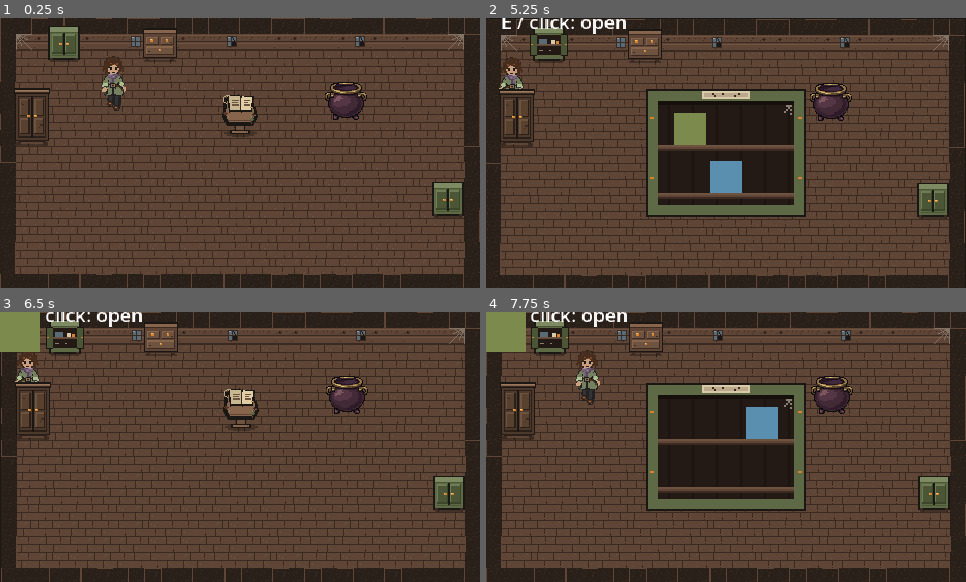
Above: before the commit, frames 1-4 (two rows, left to right).
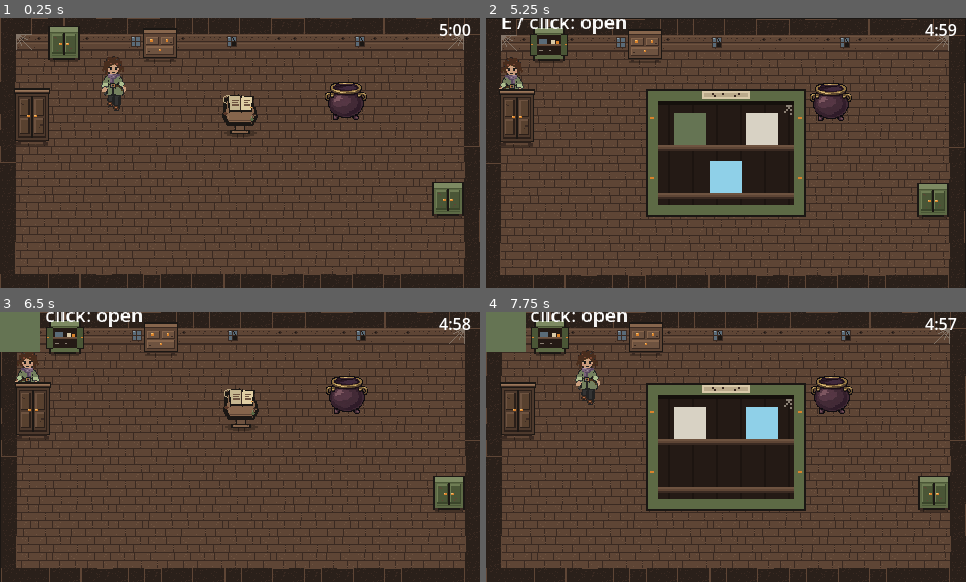
Above: after the commit, the same moments.

Repository: daize16/five-to-survive
Game: Godot game, scene res://main.tscn
Same seed, same stepped clock (60 frames per second), same inputs: the game is played once before the commit and once after it.
Inputs (mouse positions are in pixels of both pictures, inside the frame that each line leads up to):
- Up to frame 1 (0.25 s): no input
- Up to frame 2 (5.25 s): tap Enter at 0.5, 1.25, 1.35, 2.85, 4.35 s; move the mouse to (726, 115) at 0.52 s; hold Right (walk_right) 0.53-1.28 s; hold E (interact) 0.53-1.28 s; click (726, 115) at 0.67 s; move the mouse to (630, 166) at 1.27 s; hold Down (walk_down) 1.28-2.03 s; move the mouse to (774, 93) at 2.02 s; hold Right (walk_right) 2.03-2.78 s; hold E (interact) 2.03-2.78 s; move the mouse to (702, 207) at 2.77 s; hold Up (walk_up) 2.78-3.53 s; click (702, 207) at 2.92 s; move the mouse to (870, 193) at 3.52 s; hold E (interact) 3.53-4.28 s; hold Left (walk_left) 3.53-5.03 s; tap R (restart) at 4.15 s; move the mouse to (582, 112) at 4.27 s; move the mouse to (750, 153) at 5.02 s; hold Down (walk_down) from 5.03 s (still down); hold E (interact) from 5.03 s (still down); click (750, 153) at 5.17 s
- Up to frame 3 (6.5 s): release Down (walk_down) at 5.75 s; release E (interact) at 5.75 s; click (201, 422) at 5.77 s
- Up to frame 4 (7.75 s): move the mouse to (654, 379) at 6.52 s; hold Right (walk_right) 6.53-7.28 s; tap Enter at 6.6 s; move the mouse to (831, 433) at 7.27 s; hold Up (walk_up) from 7.28 s (still down); hold E (interact) from 7.28 s (still down)

The runs differ from the first frame. In frame 1, 0.2% of the frame differs, in the area x 91-99%, y 2-7%; in frame 2, 1.7%, in the area x 46-99%, y 2-65%; in frame 3, 0.2%; in frame 4, 1.7%.
Error before the commit: Invalid access to property or key 'Spider silk' on a base object of type 'Dictionary'. (res://scripts/ingredients_db.gd:34)

Commit message:
added timer, start and end conditions and buttons, better collision with cauldron and book

Diff:
--- a/new-game-project/hud.tscn
+++ b/new-game-project/hud.tscn
@@ -3,8 +3,28 @@
 [ext_resource type="Script" uid="uid://xfij57yjcc1f" path="res://scripts/hud.gd" id="1_37p78"]
 
 [node name="HUD" type="CanvasLayer" unique_id=699566821]
+process_mode = 3
 script = ExtResource("1_37p78")
 
 [node name="ItemSlot" type="TextureRect" parent="." unique_id=2035413943]
 offset_right = 40.0
 offset_bottom = 40.0
+
+[node name="CountdownLabel" type="Label" parent="." unique_id=2021773933]
+anchors_preset = -1
+anchor_left = 0.915
+anchor_right = 0.915
+offset_left = -0.2000122
+offset_right = 39.799988
+offset_bottom = 23.0
+text = "5:00"
+
+[node name="BrewLabel" type="Label" parent="."]
+anchors_preset = 2
+anchor_top = 1.0
+anchor_bottom = 1.0
+offset_left = 12.0
+offset_top = -28.0
+offset_right = 350.0
+offset_bottom = -6.0
+grow_vertical = 0
--- a/new-game-project/main.tscn
+++ b/new-game-project/main.tscn
@@ -55,7 +55,13 @@
 [sub_resource type="TileSet" id="TileSet_mnypq"]
 sources/0 = SubResource("TileSetAtlasSource_2cqfq")
 
+[sub_resource type="CircleShape2D" id="CircleShape2D_cauldron"]
+radius = 28.0
+
 [sub_resource type="PhysicsMaterial" id="PhysicsMaterial_5vw27"]
+
+[sub_resource type="RectangleShape2D" id="RectangleShape2D_furniture_blocker"]
+size = Vector2(24, 12)
 
 [node name="Main" type="Node2D" unique_id=1600516240]
 script = ExtResource("1_272bh")
@@ -78,6 +84,20 @@
 [node name="Player" parent="Actors" unique_id=421666099 instance=ExtResource("6_dg77c")]
 position = Vector2(114, 67)
 
+[node name="Cauldron" type="Sprite2D" parent="Actors" unique_id=2146536871]
+texture_filter = 1
+position = Vector2(350, 100)
+scale = Vector2(0.6, 0.6)
+texture = ExtResource("11_cauldron")
+centered = false
+offset = Vector2(-57, -78)
+
+[node name="CauldronArea" type="Area2D" parent="Actors" unique_id=190412364]
+position = Vector2(346, 83)
+
+[node name="CollisionShape2D" type="CollisionShape2D" parent="Actors/CauldronArea" unique_id=486856652]
+shape = SubResource("CircleShape2D_cauldron")
+
 [node name="Cupboard" parent="Actors" unique_id=667304056 instance=ExtResource("7_ycdy4")]
 position = Vector2(64, 44)
 physics_material_override = SubResource("PhysicsMaterial_5vw27")
@@ -99,13 +119,17 @@
 [node name="BookLectern" parent="Actors" unique_id=623972100 instance=ExtResource("10_lectern")]
 position = Vector2(240, 120)
 
-[node name="Cauldron" type="Sprite2D" parent="Actors" unique_id=2146536871]
-texture_filter = 1
-position = Vector2(350, 100)
-scale = Vector2(0.6, 0.6)
-texture = ExtResource("11_cauldron")
-centered = false
-offset = Vector2(-57, -78)
+[node name="CauldronBlocker" type="StaticBody2D" parent="Actors" unique_id=672080786]
+position = Vector2(346, 86)
+
+[node name="CollisionShape2D" type="CollisionShape2D" parent="Actors/CauldronBlocker" unique_id=139750553]
+shape = SubResource("RectangleShape2D_furniture_blocker")
+
+[node name="LecternBlocker" type="StaticBody2D" parent="Actors" unique_id=1585765084]
+position = Vector2(240, 106)
+
+[node name="CollisionShape2D" type="CollisionShape2D" parent="Actors/LecternBlocker" unique_id=673553090]
+shape = SubResource("RectangleShape2D_furniture_blocker")
 
 [node name="HUD" parent="." unique_id=699566821 instance=ExtResource("5_efxa6")]
 
@@ -115,3 +139,42 @@
 
 [node name="SymptomEffects" type="Node" parent="." unique_id=1668557637]
 script = ExtResource("12_symptom_effects")
+
+[node name="RunTimer" type="Timer" parent="." unique_id=37649228]
+process_mode = 3
+wait_time = 300.0
+one_shot = true
+
+[node name="ResultUI" type="CanvasLayer" parent="." unique_id=2059464790]
+process_mode = 3
+layer = 10
+
+[node name="ResultPanel" type="Panel" parent="ResultUI" unique_id=261133445]
+visible = false
+anchors_preset = -1
+anchor_left = 0.45800003
+anchor_top = 0.44400004
+anchor_right = 0.45800003
+anchor_bottom = 0.44400004
+offset_left = -109.84001
+offset_top = -36.880013
+offset_right = 150.15999
+offset_bottom = 67.11999
+
+[node name="RestartButton" type="Button" parent="ResultUI/ResultPanel" unique_id=1501168581]
+layout_mode = 0
+offset_left = 80.0
+offset_top = 57.0
+offset_right = 180.0
+offset_bottom = 85.0
+text = "Restart"
+
+[node name="ResultLabel" type="Label" parent="ResultUI/ResultPanel" unique_id=1283782102]
+layout_mode = 0
+offset_left = 20.0
+offset_top = 18.0
+offset_right = 60.0
+offset_bottom = 41.0
+
+[connection signal="timeout" from="RunTimer" to="." method="_on_run_timer_timeout"]
+[connection signal="pressed" from="ResultUI/ResultPanel/RestartButton" to="." method="_on_restart_button_pressed"]
--- a/new-game-project/scripts/book.gd
+++ b/new-game-project/scripts/book.gd
@@ -4,62 +4,62 @@
 	{
 		"name": "Aloria",
 		"symptoms": ["Shakiness", "Dizziness", "Fainting", "Twitching"],
-		"cure": ["Spider silk", "Bat wings", "Well water", "Shattered mirror"]
+		"cure": ["spider_silk", "bat_wings", "well_water", "shattered_mirror"]
 	},
 	{
 		"name": "Crimson Pox",
 		"symptoms": ["Vomiting", "Nausea", "Shakiness", "Dizziness"],
-		"cure": ["Shattered mirror", "Ghost orchid", "Eye of newt", "Mushrooms"]
+		"cure": ["shattered_mirror", "ghost_orchid", "eye_of_newt", "mushrooms"]
 	},
 	{
 		"name": "Arsenic Poisoning",
 		"symptoms": ["Nausea", "Vomiting", "Paranoia"],
-		"cure": ["Eye of newt", "Bat wings", "Beeswax", "Glow worms"]
+		"cure": ["eye_of_newt", "bat_wings", "beeswax", "glow_worms"]
 	},
 	{
 		"name": "Shiverrot",
 		"symptoms": ["Twitching", "Freezing", "Weakness"],
-		"cure": ["Glow worms", "Beeswax", "Crushed beetles", "Eye of newt"]
+		"cure": ["glow_worms", "beeswax", "crushed_beetles", "eye_of_newt"]
 	},
 	{
 		"name": "Shadowlung",
 		"symptoms": ["Vomiting", "Twitching", "Dizziness"],
-		"cure": ["Mushrooms", "Bat wings", "Frozen flame", "Raven feather"]
+		"cure": ["mushrooms", "bat_wings", "frozen_flame", "raven_feather"]
 	},
 	{
 		"name": "Nightshade's Kiss",
 		"symptoms": ["Hallucinations (lover)", "Fainting", "Blindness"],
-		"cure": ["Ghost orchid", "Tears of a widow", "Belladonna berries", "Frog legs"]
+		"cure": ["ghost_orchid", "widows_tears", "belladonna_berries", "frog_legs"]
 	},
 	{
 		"name": "Withering Wart",
 		"symptoms": ["Shakiness", "Twitching", "Overheating", "Fainting"],
-		"cure": ["Spider silk", "Mushrooms", "Frog legs", "Raven feather"]
+		"cure": ["spider_silk", "mushrooms", "frog_legs", "raven_feather"]
 	},
 	{
 		"name": "Wolfsbane's Bite",
 		"symptoms": ["Nausea", "Hallucinations (wolf)", "Paranoia"],
-		"cure": ["Bat wings", "Well water", "Tears of a widow", "Frozen flame"]
+		"cure": ["bat_wings", "well_water", "widows_tears", "frozen_flame"]
 	},
 	{
 		"name": "Banshee's Breath",
 		"symptoms": ["Paranoia", "Hallucinations (ghosts)", "Blindness", "Weakness"],
-		"cure": ["Frozen flame", "Gravemoss", "Mushrooms", "Well water"]
+		"cure": ["frozen_flame", "grave_moss", "mushrooms", "well_water"]
 	},
 	{
 		"name": "Foxglove Fever",
 		"symptoms": ["Overheating", "Freezing", "Weakness", "Fainting"],
-		"cure": ["Frozen flame", "Well water", "Spider silk", "Eye of newt"]
+		"cure": ["frozen_flame", "well_water", "spider_silk", "eye_of_newt"]
 	},
 	{
 		"name": "Hollow Heart",
 		"symptoms": ["Fainting", "Sloth", "Blindness", "Overheating"],
-		"cure": ["Tears of a widow", "Spider silk", "Crushed beetles", "Gravemoss"]
+		"cure": ["widows_tears", "spider_silk", "crushed_beetles", "grave_moss"]
 	},
 	{
 		"name": "Necrosis of the Night",
 		"symptoms": ["Vomiting", "Sloth", "Blindness", "Fainting"],
-		"cure": ["Gravemoss", "Bat wings", "Belladonna berries", "Crushed beetles"]
+		"cure": ["grave_moss", "bat_wings", "belladonna_berries", "crushed_beetles"]
 	}
 ]
 
@@ -155,7 +155,12 @@
 	ailment_title.text = ailment["name"]
 	cure_heading.text = "CURE INGREDIENTS"
 	cure_heading.show()
-	cure_text.text = "• " + "\n• ".join(ailment["cure"])
+
+	var cure_names = []
+	for ingredient_id in ailment["cure"]:
+		cure_names.append(IngredientDB.display_name(ingredient_id))
+
+	cure_text.text = "• " + "\n• ".join(cure_names)
 	cure_text.show()
 
 	var page = FIRST_AILMENT_PAGE + index * 2
--- a/new-game-project/scripts/hud.gd
+++ b/new-game-project/scripts/hud.gd
@@ -8,3 +8,18 @@
 
 func _update(id: String) -> void:
 	slot.texture = IngredientDB.get_texture(id) if id != "" else null
+
+func _process(_delta: float) -> void:
+	var timer = get_node_or_null("../RunTimer") as Timer
+	if timer == null or timer.is_stopped():
+		return
+
+	var seconds_left = ceili(timer.time_left)
+	var minutes = floori(seconds_left / 60.0)
+	var seconds = seconds_left % 60
+	var seconds_text = str(seconds)
+
+	if seconds < 10:
+		seconds_text = "0" + seconds_text
+
+	$CountdownLabel.text = str(minutes) + ":" + seconds_text
--- a/new-game-project/scripts/ingredients_db.gd
+++ b/new-game-project/scripts/ingredients_db.gd
@@ -2,16 +2,22 @@
 
 # id -> display name + placeholder colour
 const DATA := {
-	"frog_legs":        {"name": "Frog's legs",       "color": Color("7d8a4e")},
-	"spider_silk":      {"name": "Spider silk",       "color": Color("d8d2c4")},
-	"bat_wings":        {"name": "Bat wings",         "color": Color("4a3b52")},
-	"beeswax":          {"name": "Beeswax",           "color": Color("d9a42b")},
-	"eye_of_newt":      {"name": "Eye of newt",       "color": Color("c4b45a")},
-	"widows_tears":     {"name": "Tears of a widow",  "color": Color("5a8fb0")},
-	"shattered_mirror": {"name": "Shattered mirror",  "color": Color("a9b4bc")},
-	"crushed_beetles":  {"name": "Crushed beetles",   "color": Color("3a2a22")},
-	"raven_feather":    {"name": "Raven feather",     "color": Color("1b1714")},
-	"frozen_flame":     {"name": "Frozen flame",      "color": Color("8fd0e8")},
+	"frog_legs":         {"name": "Frog's legs",      "color": Color("7d8a4e")},
+	"spider_silk":       {"name": "Spider silk",      "color": Color("d8d2c4")},
+	"bat_wings":         {"name": "Bat wings",        "color": Color("4a3b52")},
+	"beeswax":           {"name": "Beeswax",          "color": Color("d9a42b")},
+	"eye_of_newt":       {"name": "Eye of newt",      "color": Color("c4b45a")},
+	"widows_tears":      {"name": "Tears of a widow", "color": Color("5a8fb0")},
+	"shattered_mirror":  {"name": "Shattered mirror", "color": Color("a9b4bc")},
+	"crushed_beetles":   {"name": "Crushed beetles",  "color": Color("3a2a22")},
+	"raven_feather":     {"name": "Raven feather",   "color": Color("1b1714")},
+	"frozen_flame":      {"name": "Frozen flame",     "color": Color("8fd0e8")},
+	"well_water":        {"name": "Well water",       "color": Color("5b8290")},
+	"ghost_orchid":      {"name": "Ghost orchid",     "color": Color("c8bbd0")},
+	"mushrooms":         {"name": "Mushrooms",        "color": Color("936749")},
+	"glow_worms":        {"name": "Glow worms",       "color": Color("aac45c")},
+	"belladonna_berries": {"name": "Belladonna berries", "color": Color("61364e")},
+	"grave_moss":        {"name": "Gravemoss",        "color": Color("657453")},
 }
 
 var _cache := {}
--- a/new-game-project/scripts/main.gd
+++ b/new-game-project/scripts/main.gd
@@ -1,9 +1,12 @@
 extends Node2D
+
+
 
 @onready var popup = $CupboardPopup
 @onready var book = $Book
 @onready var symptom_effects = $SymptomEffects
 
+var run_state = "ready"
 var current_illness: Dictionary = {}
 var cupboard_ids: Array = []
 
@@ -18,6 +21,8 @@
 	print("Illness: ", current_illness["name"])
 	GameState.new_run(cupboard_ids, current_illness["cure"])
 	start_symptoms(current_illness["symptoms"])
+	run_state = "playing"
+	$RunTimer.start()
 
 func start_symptoms(symptoms: Array) -> void:
 	symptom_effects.shakiness_enabled = symptoms.has("Shakiness")
@@ -26,3 +31,38 @@
 func _unhandled_input(event: InputEvent) -> void:
 	if event.is_action_pressed("restart"):
 		get_tree().reload_current_scene()
+
+func finish_run(won: bool) -> void:
+	if run_state != "playing":
+		return
+
+	$RunTimer.stop()
+	start_symptoms([])
+	position = symptom_effects.original_position
+
+	var result_label = $ResultUI/ResultPanel/ResultLabel
+
+	if won:
+		run_state = "won"
+		result_label.text = "You made the antidote!"
+	else:
+		run_state = "lost"
+		result_label.text = "Time ran out :("
+
+	if book.overlay.visible:
+		book.close_book()
+
+	if popup.visible:
+		popup.close()
+
+	$ResultUI/ResultPanel.show()
+	get_tree().paused = true
+
+func _on_run_timer_timeout() -> void:
+	$HUD/CountdownLabel.text = "0:00"
+	finish_run(false)
+
+
+func _on_restart_button_pressed() -> void:
+	get_tree().paused = false
+	get_tree().reload_current_scene()
